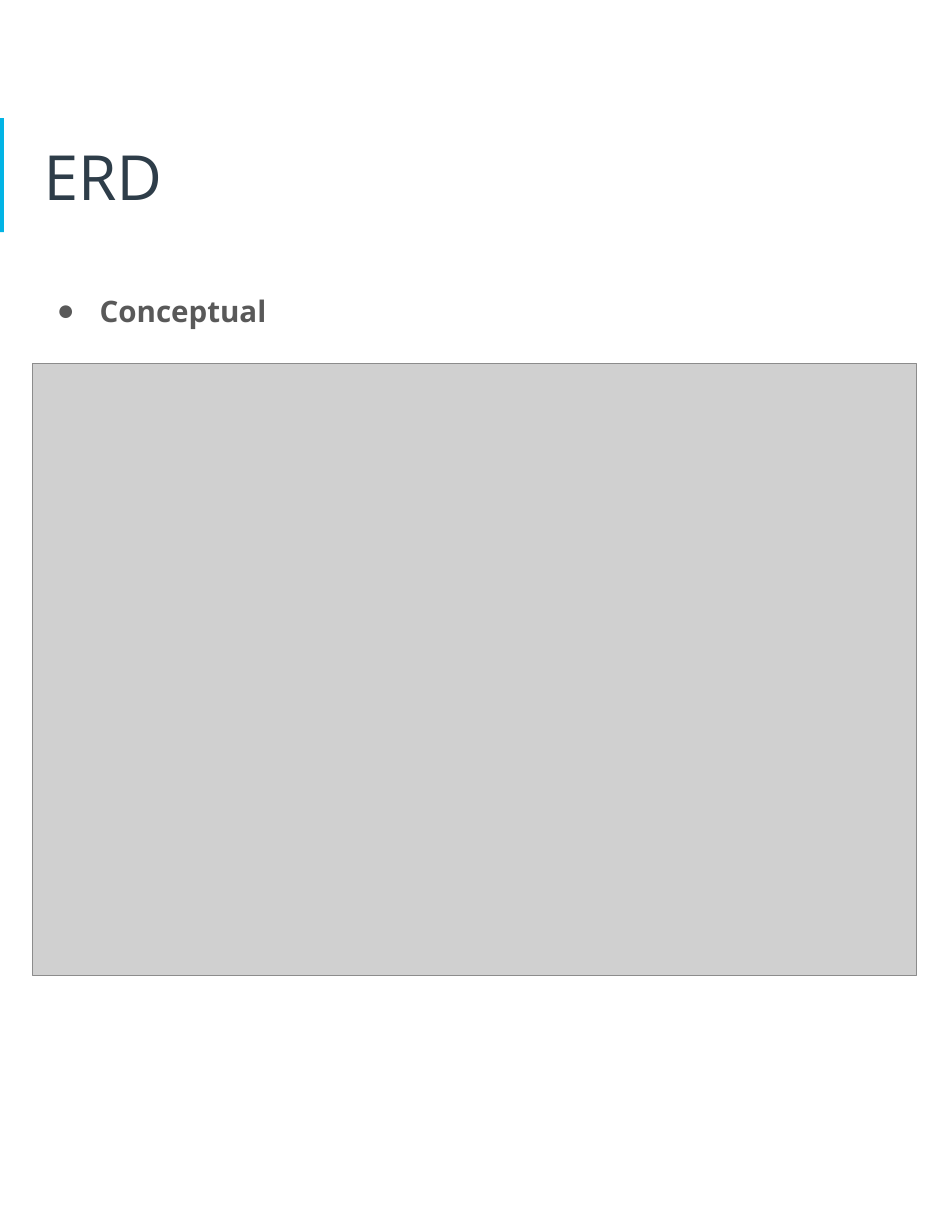
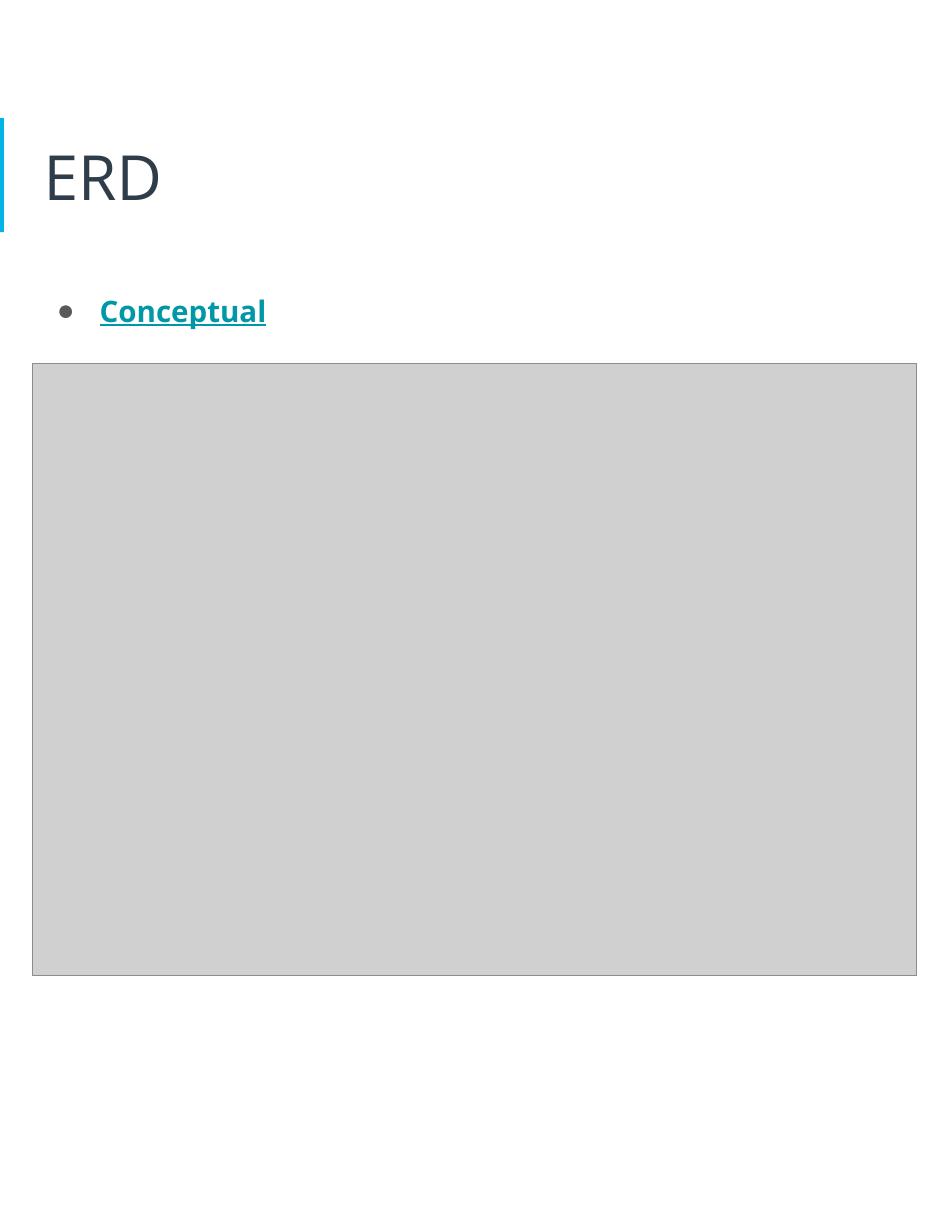
Before and after one commit to iDataist/Human-Resources-Database-Design, a slide deck: slide 10 of hr_database_documentation.pptx. Drawn at 952x1232 pixels with LibreOffice and Linux fonts; fonts in the diff are those of the drawing; grey boxes stand for pictures. Boxes give left, top, right and bottom in pixels: in the first picture for what was removed or moved away, otherwise in the second. Text is boxed around its words. In the diff, an @@ line names an element or a change of style, - is before the commit and + after.

```diff
--- a/hr_database_documentation.pptx
+++ b/hr_database_documentation.pptx
@@ text "Conceptual" at [100, 299, 267, 329]: text colour #595959 to #0097A7, underline on @@
```
Also in this commit, not shown: 2 other slides changed.
